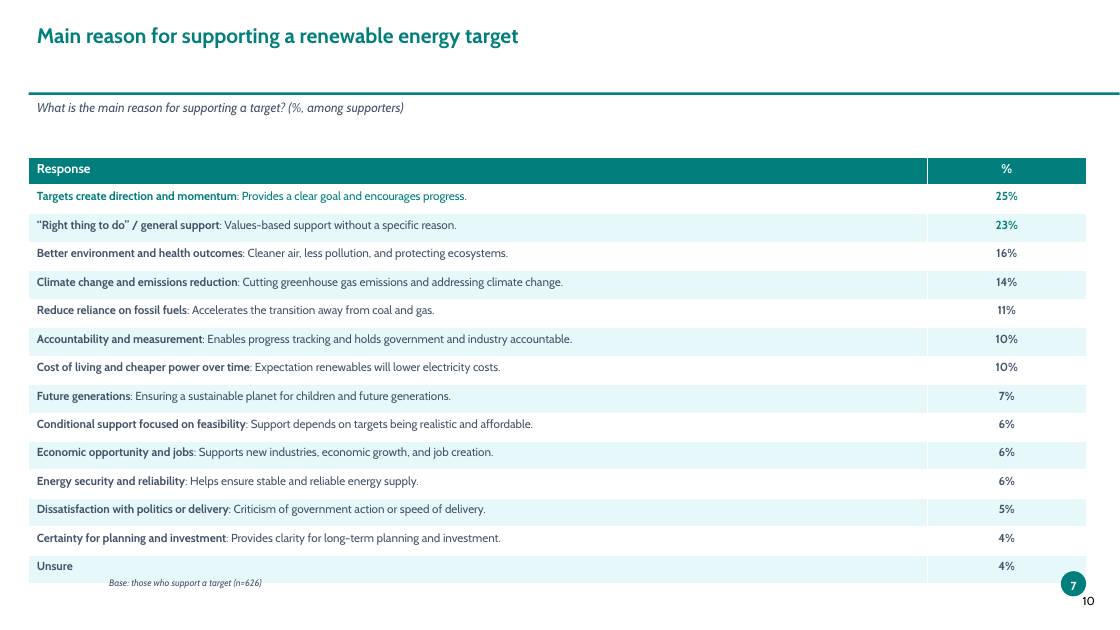
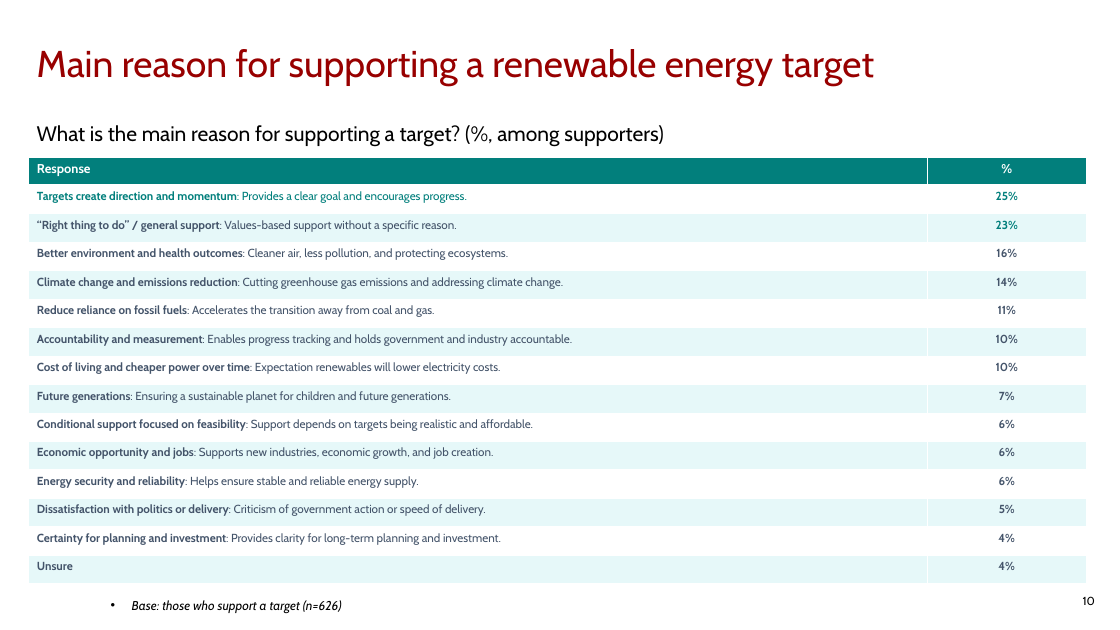
Before and after one commit to ThomasB4242/Test-1, a slide deck: slide 10 of sample_data/wa_energy_output.pptx. Drawn at 1120x630 pixels with LibreOffice and Linux fonts; fonts in the diff are those of the drawing; background and template pictures are left out. Boxes give left, top, right and bottom in pixels: in the first picture for what was removed or moved away, otherwise in the second. Text is boxed around its words. In the diff, an @@ line names an element or a change of style, - is before the commit and + after.

```diff
--- a/sample_data/wa_energy_output.pptx
+++ b/sample_data/wa_energy_output.pptx
@@ title "Main reason for supporting a ...": place and size @@
-title "Main reason for supporting a ..." at [37,27,518,49]
+title "Main reason for supporting a ..." at [37,49,875,85]
@@ title "Main reason for supporting a ..." at [37,49,875,85]: size 18 to 32 pt, text colour #027F7C to #980000, bold off; line spacing 1 to 0.9; vertical alignment top to middle @@
@@ text "What is the main reason ...": place and size @@
-text "What is the main reason ..." at [37,102,404,115]
+text "What is the main reason ..." at [37,125,664,147]
@@ text "What is the main reason ..." at [37,125,664,147]: size 11 to 18 pt, text colour #44546A to #000000, italic off; line spacing 1 to 1.1 @@
@@ rectangle removed at [29,92,1120,95] @@
@@ text "Base: those who support a ...": place and size @@
-text "Base: those who support a ..." at [109,579,262,588]
+text "Base: those who support a ..." at [132,600,342,613]
@@ text "Base: those who support a ..." at [132,600,342,613]: size 8 to 11 pt, text colour #44546A to #000000; bullet none to •; line spacing 1 to 0.9; more space between paragraphs @@
@@ ellipse removed at [1061,571,1086,597] @@
@@ text removed at [1071,581,1077,590] @@
-7
```
Also in this commit, not shown: 6 other slides changed, 2 other files.
